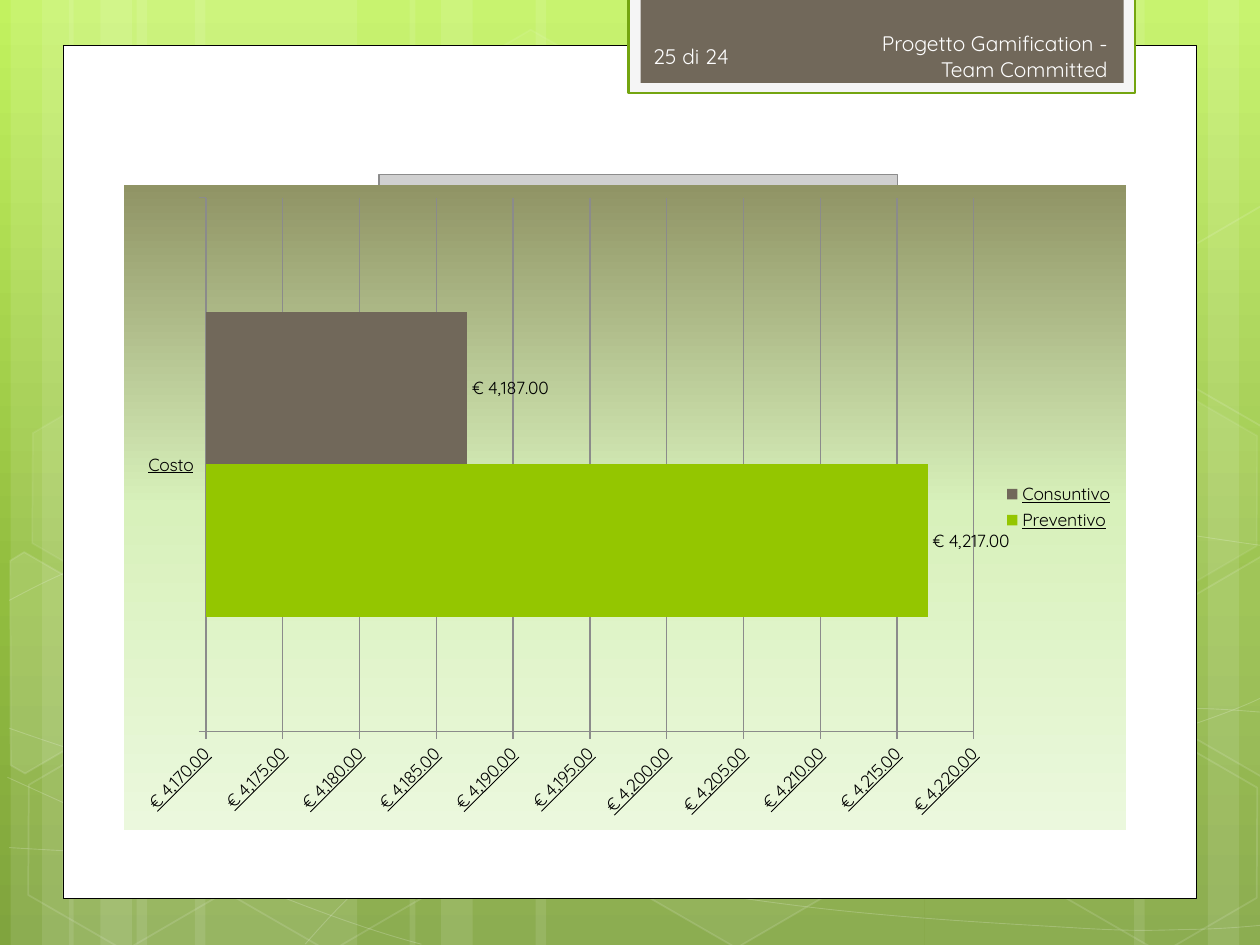
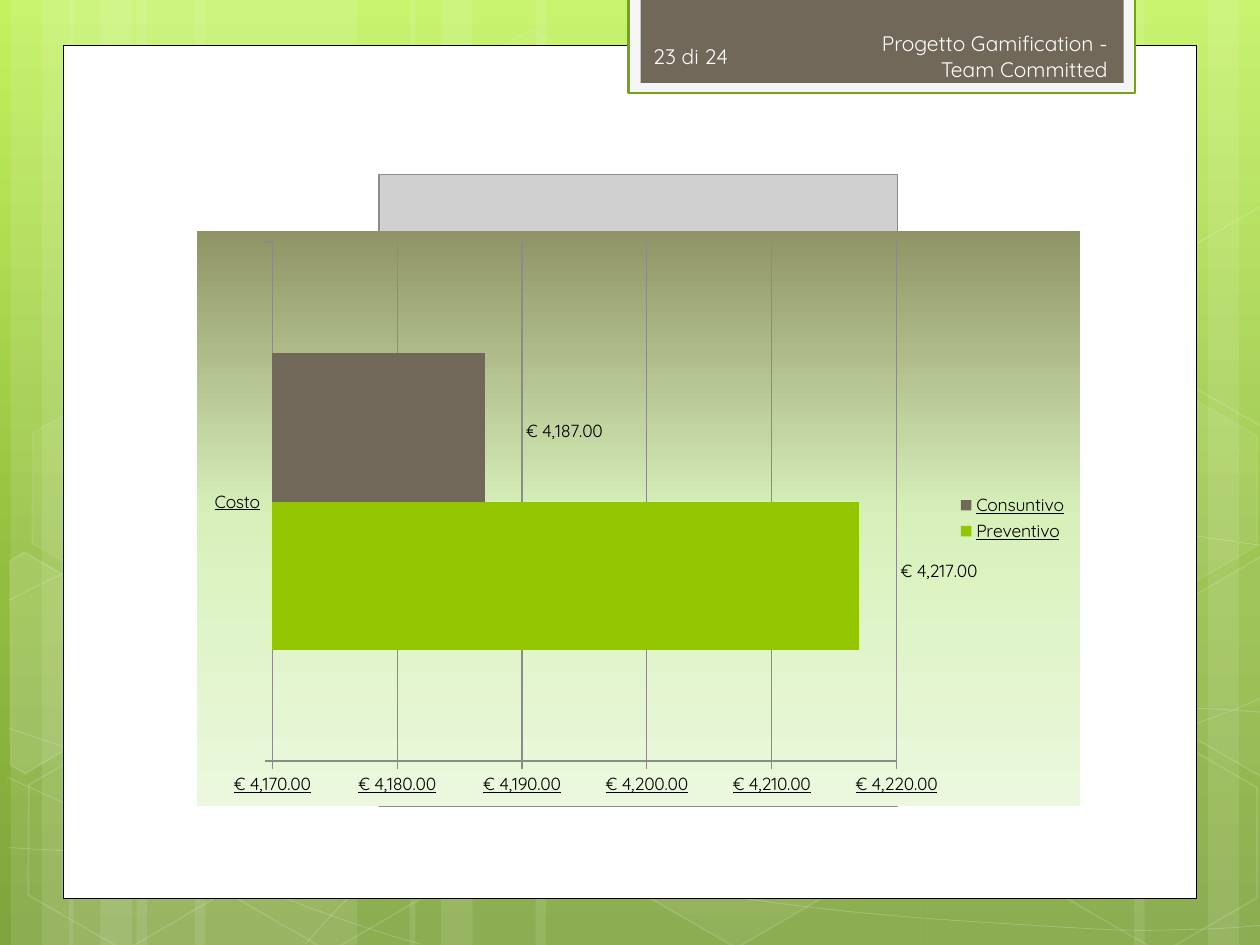
Before and after one commit to TeamCommitted/Team-Committed---Documenti, a slide deck: slide 23 of RP/Esterni/Presentazione/RP-Presentazione.pptx (slide 25 before the commit). Drawn at 1260x945 pixels with LibreOffice and Linux fonts; fonts in the diff are those of the drawing; grey boxes stand for pictures. Boxes give left, top, right and bottom in pixels: in the first picture for what was removed or moved away, otherwise in the second. Text is boxed around its words. In the diff, an @@ line names an element or a change of style, - is before the commit and + after.

```diff
--- a/RP/Esterni/Presentazione/RP-Presentazione.pptx
+++ b/RP/Esterni/Presentazione/RP-Presentazione.pptx
@@ page number at (653, 48, 729, 64): text changed @@
-25 di 24
+23 di 24
@@ bar chart at (197, 231, 1080, 806) @@
@@ data labels of Preventivo changed @@
@@ data labels of Consuntivo changed @@
@@ bar chart: place and size @@
-bar chart at (123, 185, 1125, 830)
+bar chart at (197, 231, 1080, 806)
```
Also in this commit, not shown: 10 other slides changed, 2 slides removed, 2 other files.
